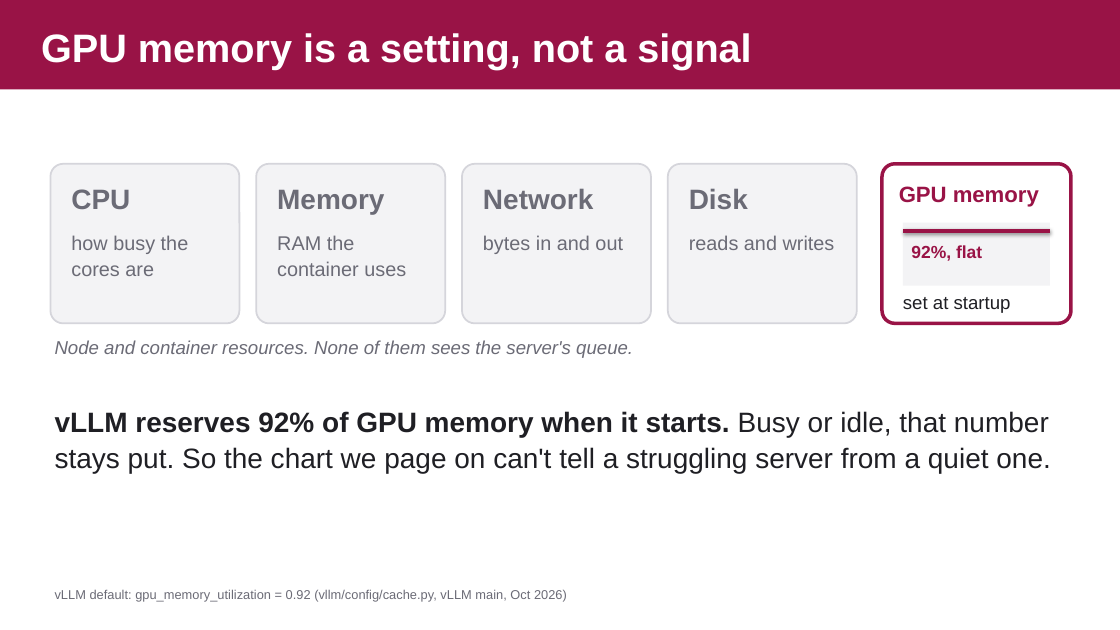
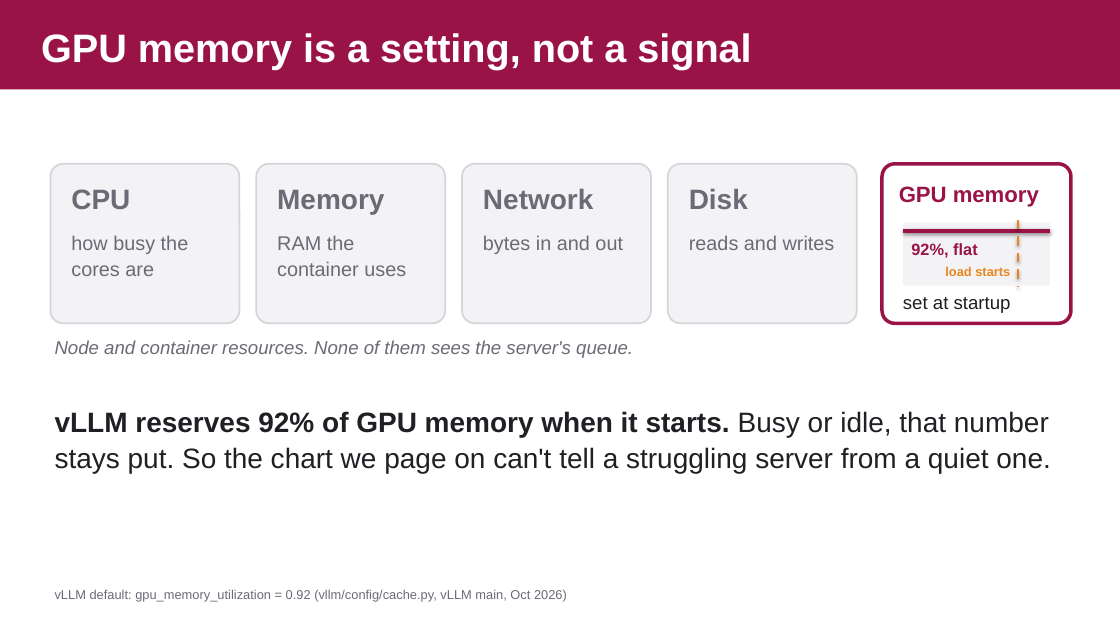
Before and after one commit to danilosilvase/gpu-observability-kubecon-na-2026, a slide deck: slide 4 of deck/kubecon-obsday-2026.pptx. Drawn at 1120x630 pixels with LibreOffice and Linux fonts; fonts in the diff are those of the drawing; background and template pictures are left out. Boxes give left, top, right and bottom in pixels: in the first picture for what was removed or moved away, otherwise in the second. Text is boxed around its words. In the diff, an @@ line names an element or a change of style, - is before the commit and + after.

```diff
--- a/deck/kubecon-obsday-2026.pptx
+++ b/deck/kubecon-obsday-2026.pptx
@@ text "92%, flat" at box(911, 243, 978, 258): size 15 to 14 pt @@
@@ line added from (1018, 220) to (1018, 287), #E8871E 2 pt dashed @@
@@ text added at box(945, 266, 1010, 276), 11 pt, text #E8871E, bold @@
+load starts
```
Also in this commit, not shown: 1 other slide changed, 2 slides added, 2 other files.
